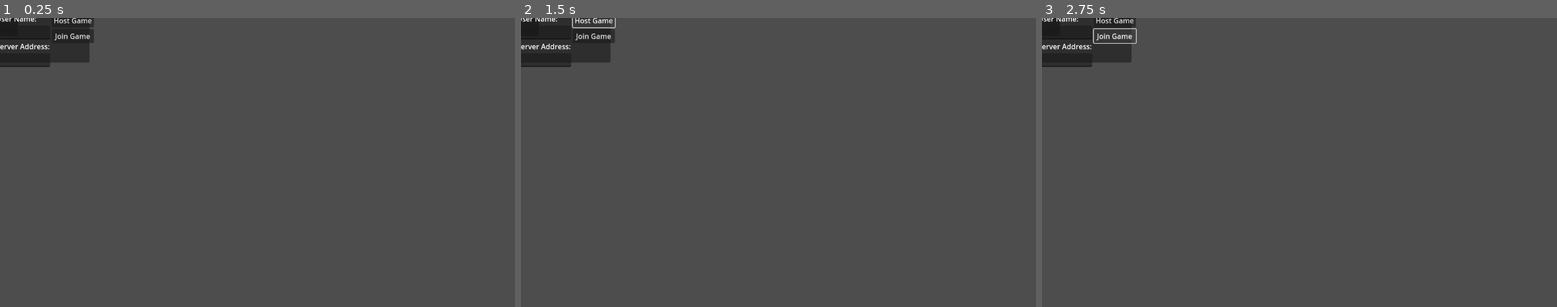
Above: before the commit, frames 1-3 (left to right).
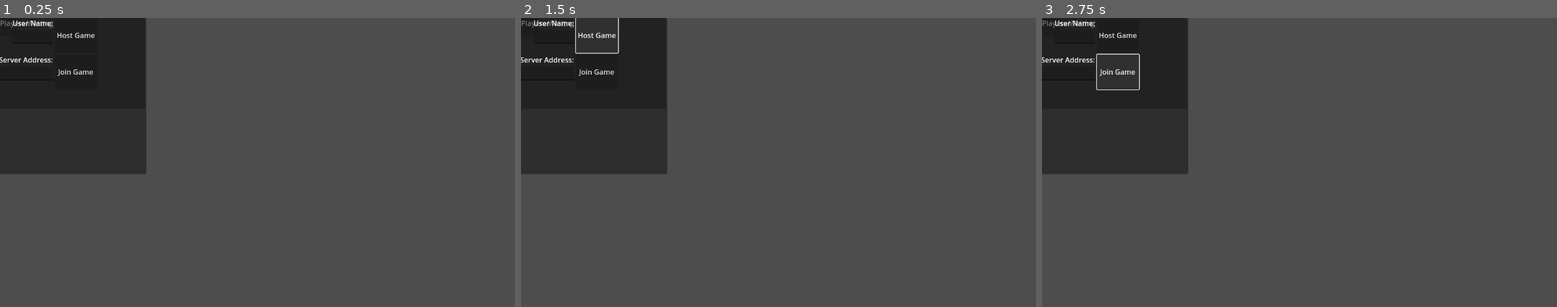
Above: after the commit, the same moments.

Repository: JustEnoughTechnology/mexican-train
Game: Godot game, scene res://Scenes/Main.tscn
The game is run twice, just before and just after one commit, with the same random seed, the same clock (stepped at 60 frames per second) and the same inputs.
Inputs:
- Up to frame 1 (0.25 s): no input
- Up to frame 2 (1.5 s): tap Enter at 0.5 s; click "Host Game" at 1.25 s
- Up to frame 3 (2.75 s): click "Join Game" at 2 s

The runs differ from the first frame. In frame 1, 13% of the frame differs, in the area x 0-29%, y 0-54%; in frame 2, 13%; in frame 3, 13%.
Error before the commit: Parse Error: Identifier "debug_signal" not declared in the current scope. (res://Scripts/game_state.gd:13)

Commit message:
fussed with lobby a bit

Diff:
--- a/Scenes/Lobby.tscn
+++ b/Scenes/Lobby.tscn
@@ -21,20 +21,32 @@
 
 [node name="ItemList" type="ItemList" parent="Players"]
 layout_mode = 0
-offset_right = 40.0
-offset_bottom = 40.0
+offset_right = 327.0
+offset_bottom = 350.0
 allow_search = false
+
+[node name="Label" type="Label" parent="Players"]
+layout_mode = 1
+offset_right = 119.0
+offset_bottom = 23.0
+text = "Players Waiting"
+horizontal_alignment = 1
+vertical_alignment = 1
 
 [node name="Connect" type="Panel" parent="."]
 material = SubResource("ShaderMaterial_ym82u")
 custom_minimum_size = Vector2(200, 100)
 layout_mode = 1
+offset_right = 325.0
+offset_bottom = 204.0
 
 [node name="HBoxContainer" type="HBoxContainer" parent="Connect"]
 layout_mode = 1
 anchors_preset = 15
 anchor_right = 1.0
 anchor_bottom = 1.0
+offset_right = -111.0
+offset_bottom = -44.0
 grow_horizontal = 2
 grow_vertical = 2
 
@@ -43,6 +55,8 @@
 
 [node name="UserName" type="VBoxContainer" parent="Connect/HBoxContainer/VBoxContainer"]
 layout_mode = 2
+size_flags_horizontal = 8
+size_flags_vertical = 2
 
 [node name="Label" type="Label" parent="Connect/HBoxContainer/VBoxContainer/UserName"]
 layout_mode = 2
@@ -53,6 +67,8 @@
 
 [node name="ServerAddress" type="VBoxContainer" parent="Connect/HBoxContainer/VBoxContainer"]
 layout_mode = 2
+size_flags_horizontal = 4
+size_flags_vertical = 2
 
 [node name="Label" type="Label" parent="Connect/HBoxContainer/VBoxContainer/ServerAddress"]
 layout_mode = 2
@@ -67,8 +83,10 @@
 
 [node name="HostButton" type="Button" parent="Connect/HBoxContainer/VBoxContainer2"]
 layout_mode = 2
+size_flags_vertical = 3
 text = "Host Game"
 
 [node name="JoinGameButton" type="Button" parent="Connect/HBoxContainer/VBoxContainer2"]
 layout_mode = 2
+size_flags_vertical = 3
 text = "Join Game"
--- a/Scenes/dominotest.tscn
+++ b/Scenes/dominotest.tscn
@@ -8,7 +8,6 @@
 [node name="DominoBag" type="Node2D" parent="."]
 
 [node name="DominoGrid" type="GridContainer" parent="."]
-anchors_preset = -1
 offset_right = 40.0
 offset_bottom = 40.0
 grow_horizontal = 2
--- a/Scripts/game_state.gd
+++ b/Scripts/game_state.gd
@@ -9,8 +9,6 @@
 # Called every frame. 'delta' is the elapsed time since the previous frame.
 func _process(delta: float) -> void:
 	pass
+
 func _init() -> void:
-	debug_signal.connect(handle_debug_signal)
-
-func handle_debug_signal(signal_message:String):
-	print ("caught signal: %s"%signal_message)
+	pass
